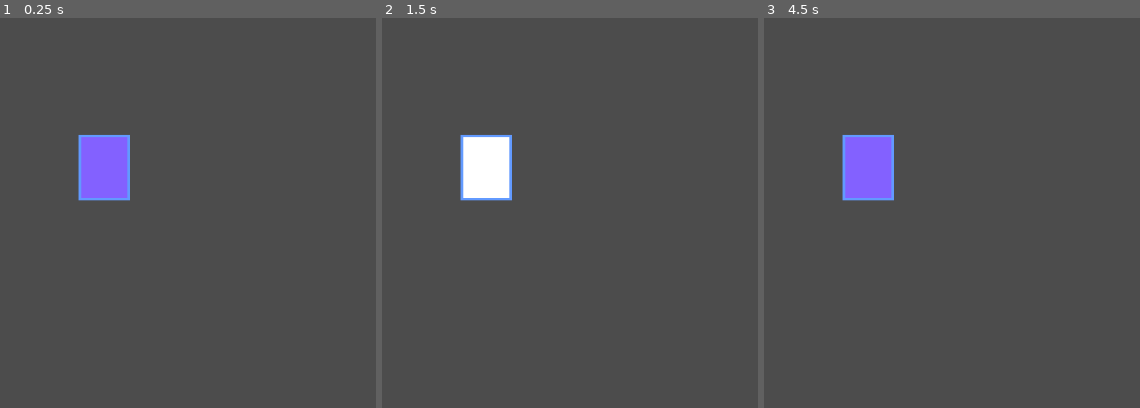
Above: before the commit, frames 1-3 (left to right).
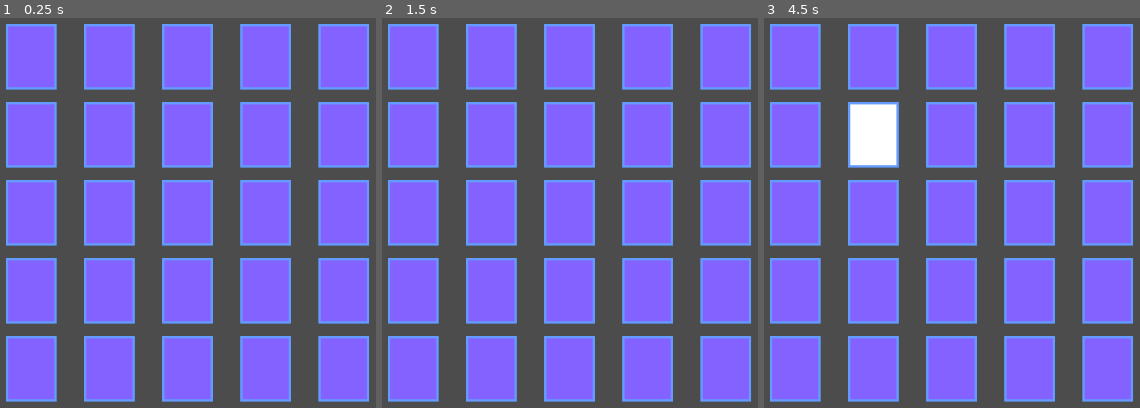
Above: after the commit, the same moments.

Repository: eduardonunesp/godot-memory
Game: Godot game, scene res://World.tscn
Same seed, same stepped clock (60 frames per second), same inputs: the game is played once before the commit and once after it.
Inputs (mouse positions are in pixels of both pictures, inside the frame that each line leads up to):
- Up to frame 1 (0.25 s): no input
- Up to frame 2 (1.5 s): tap Enter at 0.5 s; move the mouse to (487, 166) at 0.52 s; click (487, 166) at 0.67 s; tap Space at 1.25 s; move the mouse to (581, 252) at 1.27 s; click (581, 252) at 1.42 s
- Up to frame 3 (4.5 s): tap Enter at 2, 3.5 s; move the mouse to (outside the picture) at 2.02 s; click (outside the picture) at 2.17 s; tap Space at 2.75, 4.25 s; move the mouse to (1083, 322) at 2.77 s; click (1083, 322) at 2.92 s; move the mouse to (outside the picture) at 3.52 s; click (outside the picture) at 3.67 s; move the mouse to (884, 158) at 4.27 s; click (884, 158) at 4.42 s

The runs differ from the first frame. In frame 1, 57% of the frame differs, in the area x 1-99%, y 1-99%; in frame 2, 58%; in frame 3, 58%.

Commit message:
Cards on 2d grid

Diff:
--- a/Card.gd
+++ b/Card.gd
@@ -1,6 +1,7 @@
 extends Area2D
 class_name Card
 
+onready var label = get_node("Label")
 onready var face_up = get_node("FaceUp")
 onready var face_down = get_node("FaceDown")
 
@@ -14,9 +15,17 @@
 func _process(delta: float):
 	match state:
 		CardState.FACE_DOWN:
-			face_up.visible = false
+			_on_face_down()
 		CardState.FACE_UP:
-			face_up.visible = true
+			_on_face_up()
+
+func _on_face_down():
+	face_up.visible = false
+	label.text = "FACE DOWN"
+
+func _on_face_up():
+	face_up.visible = true
+	label.text = "FACE UP"
 
 func _on_card_clicked(viewport: Node, event: InputEvent, shape_idx: int):
 	if (event is InputEventMouseButton && event.pressed):
--- a/Card.tscn
+++ b/Card.tscn
@@ -19,7 +19,18 @@
 scale = Vector2( 0.2, 0.2 )
 texture = ExtResource( 3 )
 
-[node name="CollisionShape2D" type="CollisionShape2D" parent="."]
+[node name="MouseDetector" type="CollisionShape2D" parent="."]
 scale = Vector2( 0.2, 0.2 )
 shape = SubResource( 1 )
+
+[node name="Label" type="Label" parent="."]
+visible = false
+margin_left = -32.0
+margin_top = -59.0
+margin_right = 32.0
+margin_bottom = -45.0
+align = 3
+__meta__ = {
+"_edit_use_anchors_": false
+}
 [connection signal="input_event" from="." to="." method="_on_card_clicked"]
--- a/World.gd
+++ b/World.gd
@@ -1,4 +1,22 @@
 extends Node
+
+onready var card = preload("res://Card.tscn")
+onready var start_position = get_node("StartPosition")
+
+export var grid_x_size = 5
+export var grid_y_size = 5
+export var grid_x_space = 100
+export var grid_y_space = 100
+
+var cards = [[]]
+
+func _ready():
+	for x in range(grid_x_size):
+		for y in range(grid_y_size):
+			var new_card: Card = card.instance()
+			new_card.position.x = start_position.position.x + grid_x_space * x
+			new_card.position.y = start_position.position.y + grid_y_space * y
+			add_child(new_card)
 
 func _input(event: InputEvent) -> void:
 	if Input.is_action_pressed('ui_cancel'):
--- a/World.tscn
+++ b/World.tscn
@@ -1,10 +1,9 @@
-[gd_scene load_steps=3 format=2]
+[gd_scene load_steps=2 format=2]
 
-[ext_resource path="res://Card.tscn" type="PackedScene" id=1]
 [ext_resource path="res://World.gd" type="Script" id=2]
 
 [node name="World" type="Node"]
 script = ExtResource( 2 )
 
-[node name="Card" parent="." instance=ExtResource( 1 )]
-position = Vector2( 186.079, 220.074 )
+[node name="StartPosition" type="Position2D" parent="."]
+position = Vector2( 92.22, 77.7639 )
--- a/project.godot
+++ b/project.godot
@@ -26,4 +26,5 @@
 
 [rendering]
 
+quality/driver/driver_name="GLES2"
 environment/default_environment="res://default_env.tres"
